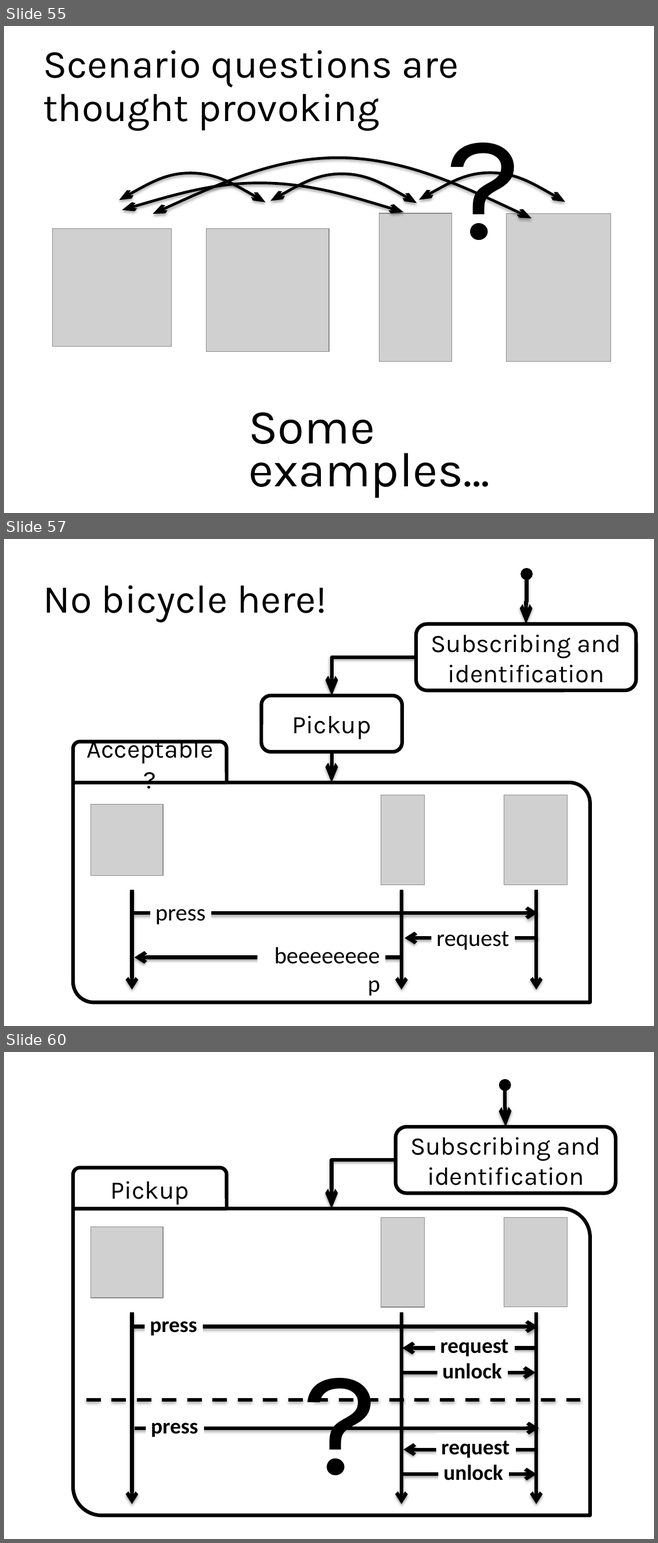
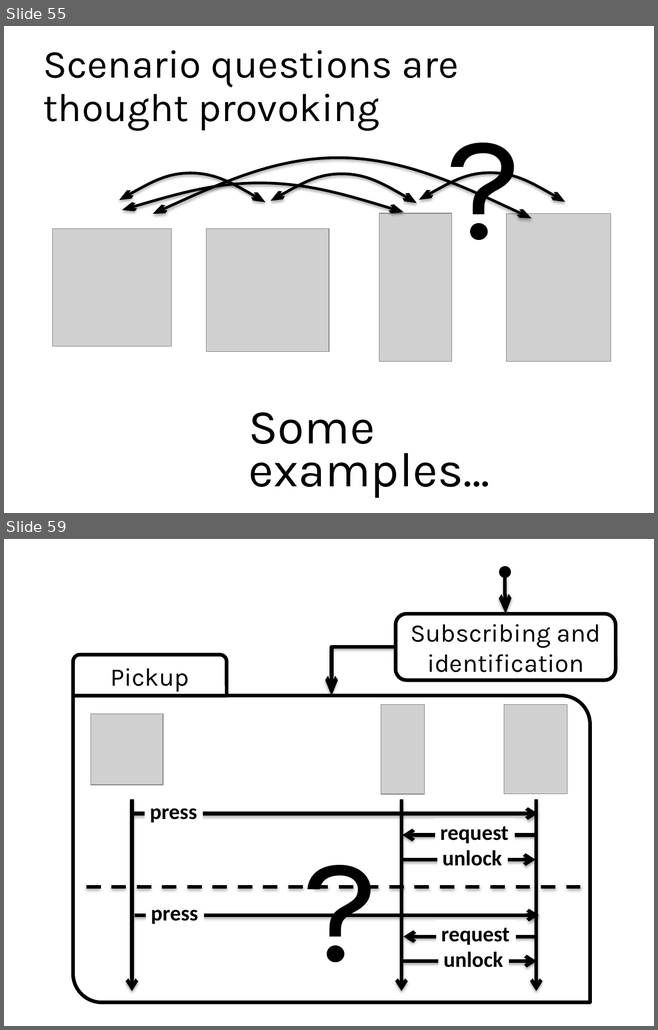
Before and after one commit to blambeau/phd, a slide deck: public-defense/slides.pptx. Shown one above the other, each under a label of ours: slides 55, 57 and 60 before the commit, slides 55 and 59 after it; the slides between them are not shown. The pictures are 658x1543 and 658x1030 pixels, drawn with LibreOffice and Linux fonts; fonts in the diff are those of the drawing; grey boxes stand for pictures. Boxes give left, top, right and bottom in pixels: in the first picture for what was removed or moved away, otherwise in the second. Text is boxed around its words. In the diff, an @@ line names an element or a change of style, - is before the commit and + after.

```diff
--- a/public-defense/slides.pptx
+++ b/public-defense/slides.pptx
@@ slide 57 removed at (x1=4, y1=539, x2=654, y2=1026), background #FFFFFF @@
@@ ellipse removed at (x1=521, y1=569, x2=531, y2=579) @@
@@ title removed at (x1=43, y1=585, x2=326, y2=623) @@
-No bicycle here!
@@ elbow arrow removed from (526, 579) to (525, 624) @@
@@ rounded rectangle removed at (x1=416, y1=624, x2=636, y2=690) @@
-Subscribing and identification
@@ elbow arrow removed from (416, 657) to (331, 696) @@
@@ rounded rectangle removed at (x1=262, y1=696, x2=402, y2=752) @@
-Pickup
@@ round same rect removed at (x1=73, y1=741, x2=226, y2=783) @@
-Acceptable?
@@ elbow arrow removed from (331, 752) to (331, 783) @@
@@ round diag rect removed at (x1=73, y1=783, x2=589, y2=1003) @@
@@ picture removed at (x1=381, y1=795, x2=425, y2=885) @@
@@ picture removed at (x1=503, y1=795, x2=567, y2=885) @@
@@ picture removed at (x1=91, y1=805, x2=163, y2=876) @@
@@ arrow removed from (132, 890) to (132, 990) @@
@@ arrow removed from (401, 890) to (401, 990) @@
@@ arrow removed from (536, 890) to (536, 990) @@
@@ arrow removed from (133, 913) to (538, 913) @@
@@ text removed at (x1=155, y1=909, x2=206, y2=925) @@
-press
@@ arrow removed from (538, 938) to (404, 938) @@
@@ text removed at (x1=436, y1=931, x2=509, y2=950) @@
-request
@@ text removed at (x1=257, y1=940, x2=385, y2=969) @@
-beeeeeeeep
@@ arrow removed from (400, 957) to (134, 957) @@
@@ what was slide 60 is now slide 59 @@
```
Also in this commit, not shown: 6 slides changed, 2 slides added, 1 other slide removed.
